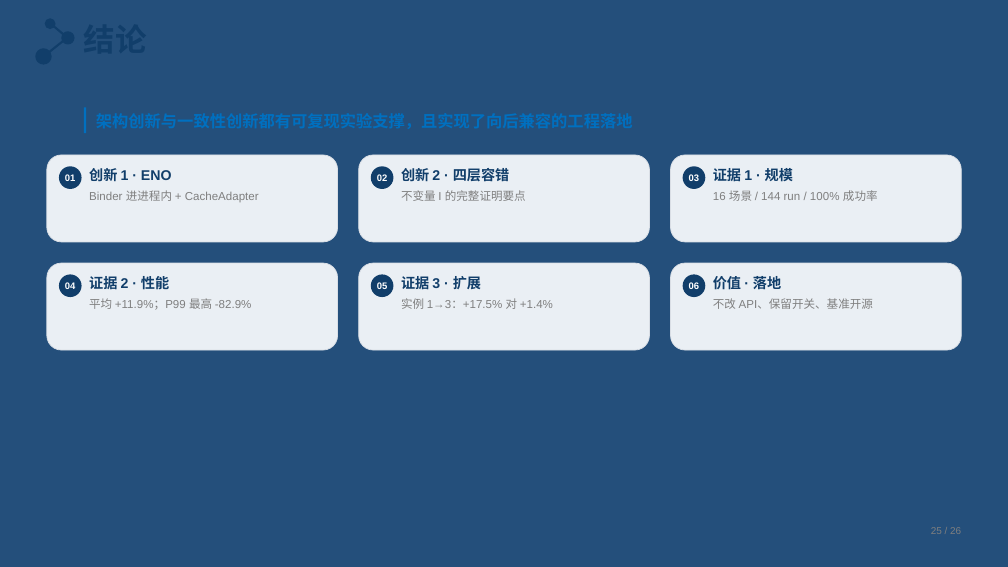
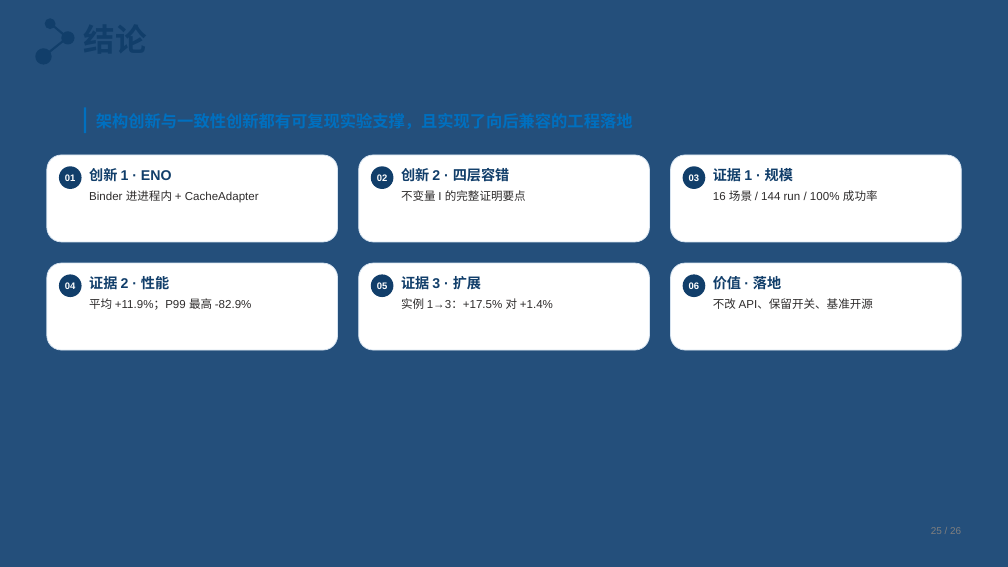
Before and after one commit to tengfei86/godel-scheduler, a slide deck: slide 25 of docs/thesis/defense/答辩PPT-北航模板版.pptx. Drawn at 1008x567 pixels with LibreOffice and Linux fonts; fonts in the diff are those of the drawing; background and template pictures are left out. Boxes give left, top, right and bottom in pixels: in the first picture for what was removed or moved away, otherwise in the second. Text is boxed around its words. In the diff, an @@ line names an element or a change of style, - is before the commit and + after.

Commit message:
fix(thesis): 模板版改为"白底 + 白卡片 + 深色文字"，只保留模板构件
作者反馈改用深蓝后正文看不清。调整：

- 页面底色：白（不变）
- 卡片、指标块、时间轴块：浅钢蓝底 → **纯白底 + 淡蓝描边 #D6E3F0**
- 卡片正文：muted(#7F7F7F) → **#2E2C2C**（白底对比 12.6:1）
- 时间轴右侧 etcd 语义：muted → #2E2C2C
- 仍从模板取用的构件：花括号标题标记（原 custGeom 形状）、编号圆徽 01/02/03、
  竖向时间轴（深蓝竖线 + 节点圆）、封面校名横图 + 双分隔线 + 底部色条、
  深蓝主色 #113E6A 与亮蓝 #0070C0
- 原设计版同步把卡片正文加深

对比度自查：深蓝/深灰文字对白底均 ≥4.5:1；白字仅用于深蓝编号圆徽。

```diff
--- a/docs/thesis/defense/答辩PPT-北航模板版.pptx
+++ b/docs/thesis/defense/答辩PPT-北航模板版.pptx
@@ text at [89,190,259,203]: text colour #7F7F7F to #2E2C2C in "Binder 进进程内 + CacheAdapter" @@
@@ text at [401,190,526,201]: text colour #7F7F7F to #2E2C2C in "不变量 I 的完整证明要点" @@
@@ text at [713,190,878,201]: text colour #7F7F7F to #2E2C2C in "16 场景 / 144 run / 100% ..." @@
@@ fill #EAEFF4 to #FFFFFF; outline #D9DEE5 0.75 pt to #D6E3F0 0.75 pt in 6 elements at [47,155,338,242], [359,155,650,242], [670,155,961,242], [47,263,338,350], [359,263,650,350], [670,263,961,350] @@
@@ text at [89,298,252,310]: text colour #7F7F7F to #2E2C2C in "平均 +11.9%；P99 最高 -82.9%" @@
@@ text at [401,298,553,309]: text colour #7F7F7F to #2E2C2C in "实例 1→3：+17.5% 对 +1.4%" @@
@@ text at [713,298,873,309]: text colour #7F7F7F to #2E2C2C in "不改 API、保留开关、基准开源" @@
```
Also in this commit, not shown: 5 other slides changed, 2 other files.
